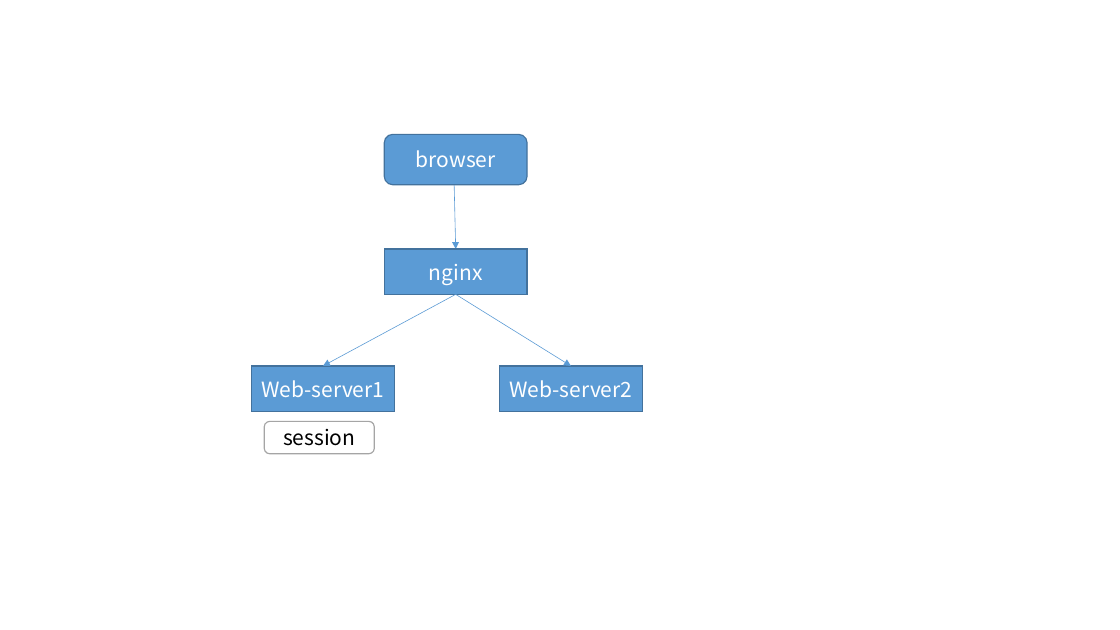
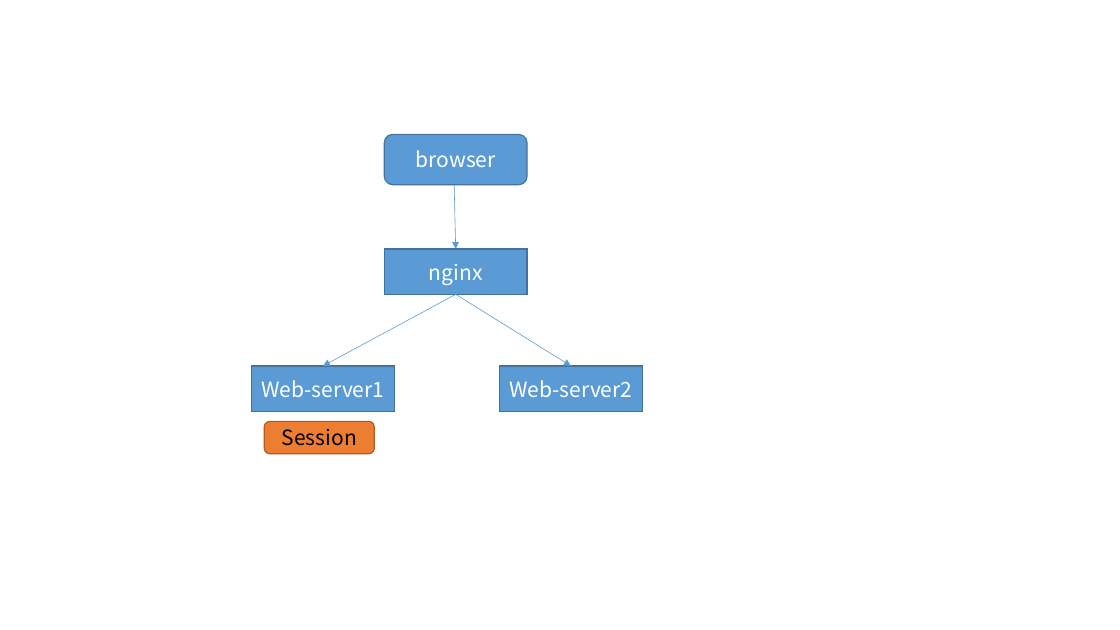
Before and after one commit to cxinping/Redis, a slide deck: slide 4 of Tools/redis架构图.pptx. Drawn at 1120x630 pixels with LibreOffice and Linux fonts; fonts in the diff are those of the drawing. Boxes give left, top, right and bottom in pixels: in the first picture for what was removed or moved away, otherwise in the second. Text is boxed around its words. In the diff, an @@ line names an element or a change of style, - is before the commit and + after.

```diff
--- a/Tools/redis架构图.pptx
+++ b/Tools/redis架构图.pptx
@@ rounded rectangle "Session" at [265,422,375,454]: fill #FFFFFF to #ED7D31; outline #A5A5A5 1 pt to #AF5C24 1 pt @@
@@ text in rounded rectangle at [282,429,357,446]: text changed @@
-session
+Session
```
Also in this commit, not shown: 1 other slide changed.
